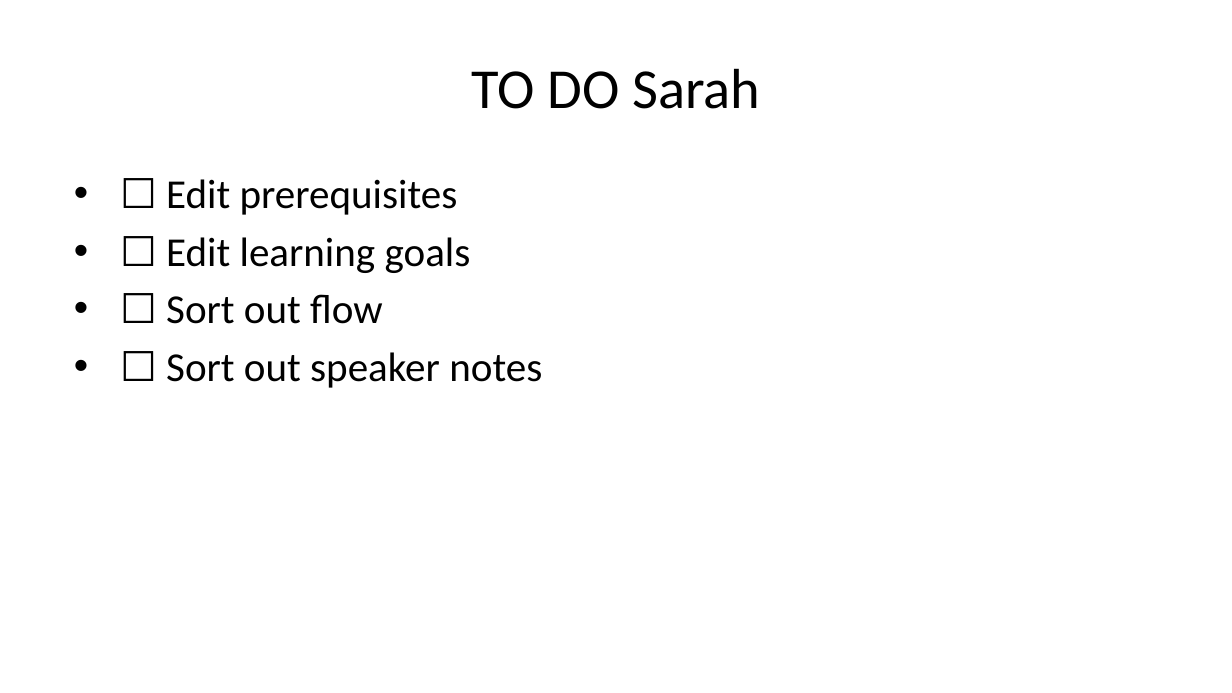
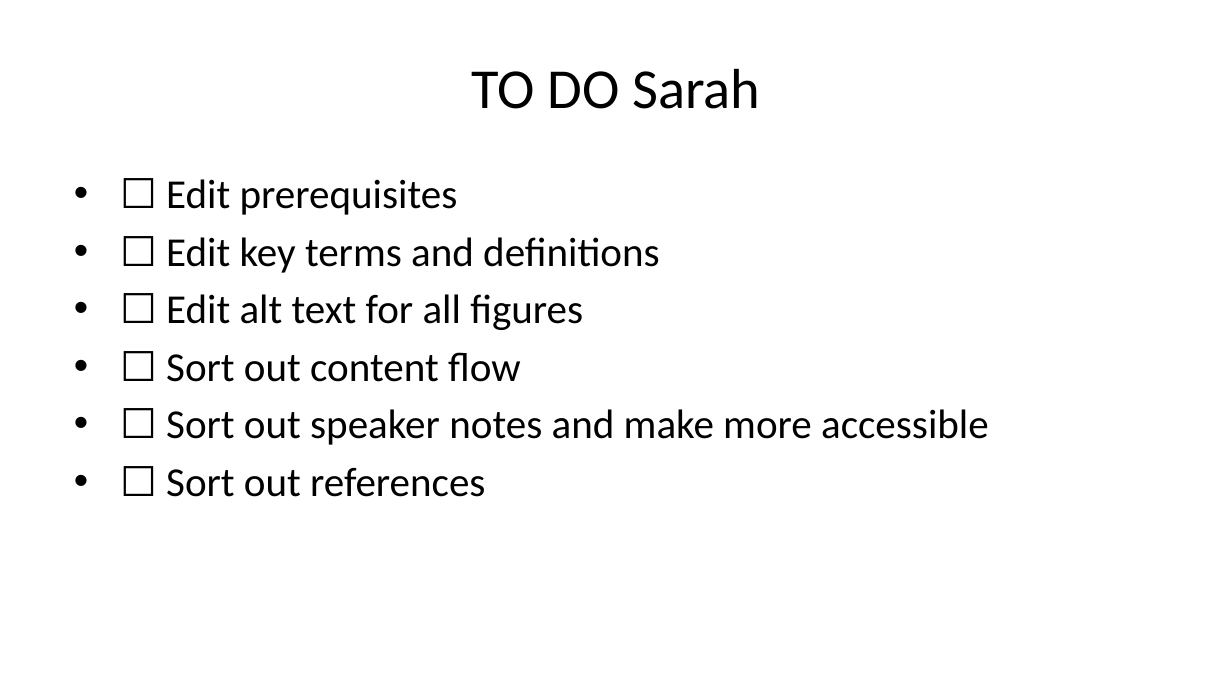
Before and after one commit to lmu-osc/train-the-trainer-student-track-OS, a slide deck: slide 106 of materials/OS-M1/OS-M1-S2-Credibility/OS-M1-S2-Credibility-slides.pptx (slide 105 before the commit). Drawn at 1232x693 pixels with LibreOffice and Linux fonts; fonts in the diff are those of the drawing. Boxes give left, top, right and bottom in pixels: in the first picture for what was removed or moved away, otherwise in the second. Text is boxed around its words. In the diff, an @@ line names an element or a change of style, - is before the commit and + after.

```diff
--- a/materials/OS-M1/OS-M1-S2-Credibility/OS-M1-S2-Credibility-slides.pptx
+++ b/materials/OS-M1/OS-M1-S2-Credibility/OS-M1-S2-Credibility-slides.pptx
@@ text at [166,237,989,497]: text changed @@
-• ☐ Edit learning goals
-• ☐ Sort out flow
-• ☐ Sort out speaker notes
+• ☐ Edit key terms and definitions
+• ☐ Edit alt text for all figures
+• ☐ Sort out content flow
+• ☐ Sort out speaker notes and make more accessible
+• ☐ Sort out references
```
Also in this commit, not shown: 2 other slides changed, 4 slides added, 3 slides removed, 28 other files.
